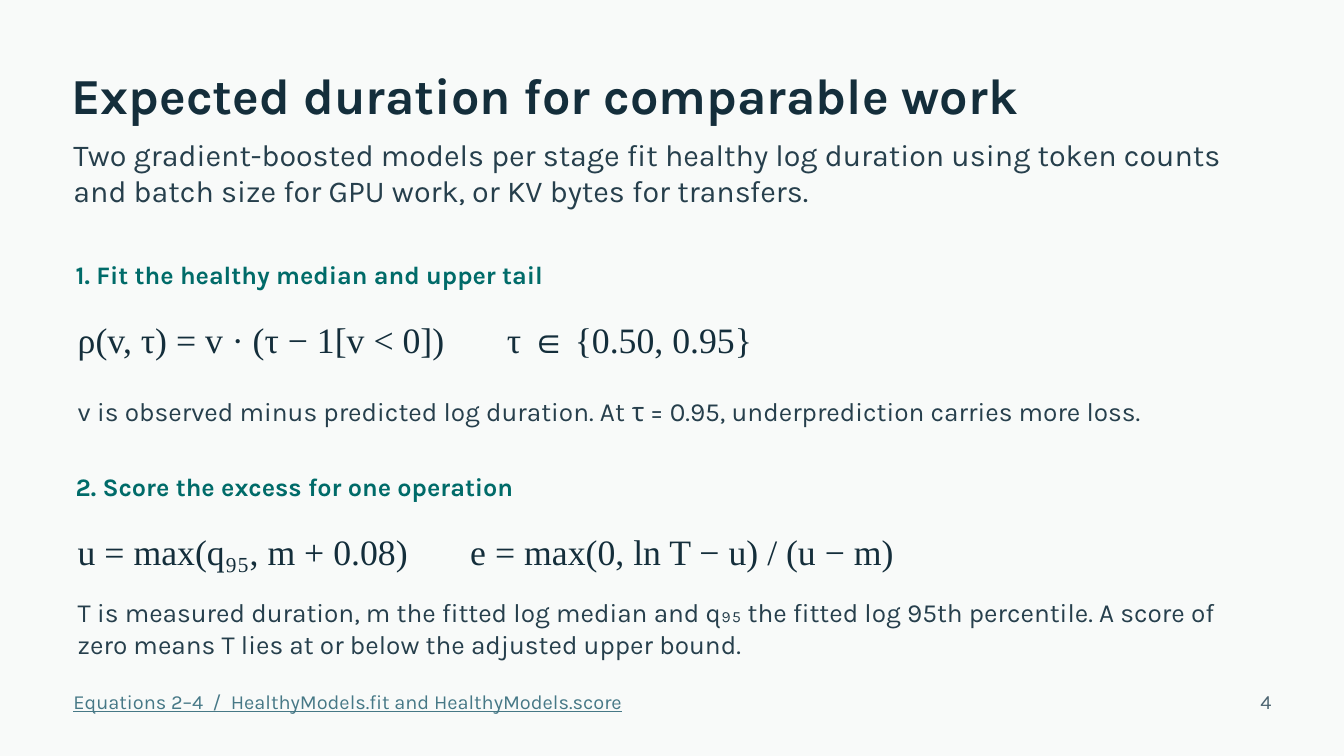
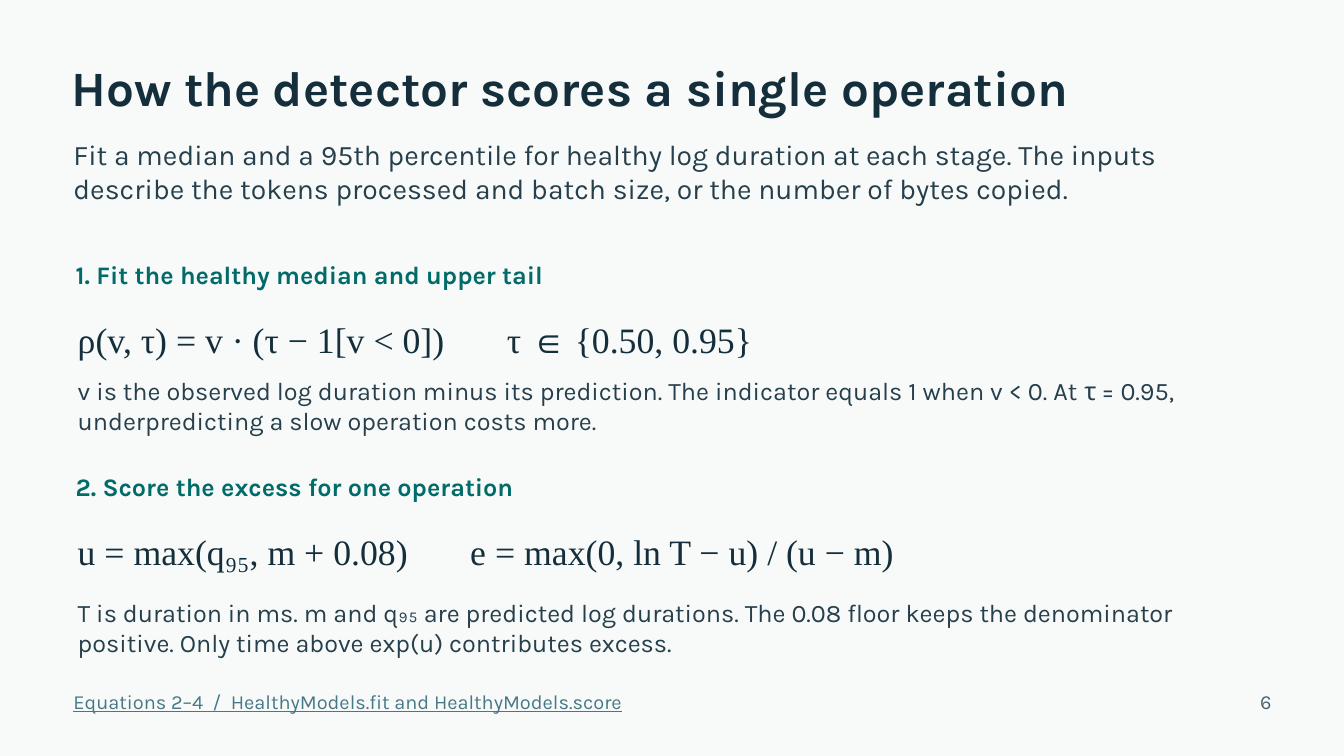
Before and after one commit to sid15022/DAT-CS5903, a slide deck: slide 6 of docs/Final_Project_Presentation.pptx (slide 4 before the commit). Drawn at 1344x756 pixels with LibreOffice and Linux fonts; fonts in the diff are those of the drawing. Boxes give left, top, right and bottom in pixels: in the first picture for what was removed or moved away, otherwise in the second. Text is boxed around its words. In the diff, an @@ line names an element or a change of style, - is before the commit and + after.

```diff
--- a/docs/Final_Project_Presentation.pptx
+++ b/docs/Final_Project_Presentation.pptx
@@ text at [71,71,1068,118]: text changed; size 36 to 35.2 pt @@
-Expected duration for comparable work
+How the detector scores a single operation
@@ text at [73,145,1156,206]: text changed; size 21.8 to 20.2 pt @@
-Two gradient-boosted models per stage fit healthy log duration using token counts and batch size for GPU work, or KV bytes for transfers.
+Fit a median and a 95th percentile for healthy log duration at each stage. The inputs describe the tokens processed and batch size, or the number of bytes copied.
@@ text at [78,382,1175,436]: text changed; size 18.8 to 18 pt @@
-v is observed minus predicted log duration. At τ = 0.95, underprediction carries more loss.
+v is the observed log duration minus its prediction. The indicator equals 1 when v < 0. At τ = 0.95, underpredicting a slow operation costs more.
@@ text at [78,604,1172,658]: text changed; size 18.8 to 18 pt @@
-T is measured duration, m the fitted log median and q₉₅ the fitted log 95th percentile. A score of zero means T lies at or below the adjusted upper bound.
+T is duration in ms. m and q₉₅ are predicted log durations. The 0.08 floor keeps the denominator positive. Only time above exp(u) contributes excess.
@@ text at [1260,696,1271,709]: text changed @@
-4
+6
```
Also in this commit, not shown: 11 other slides changed, 3 slides added.
